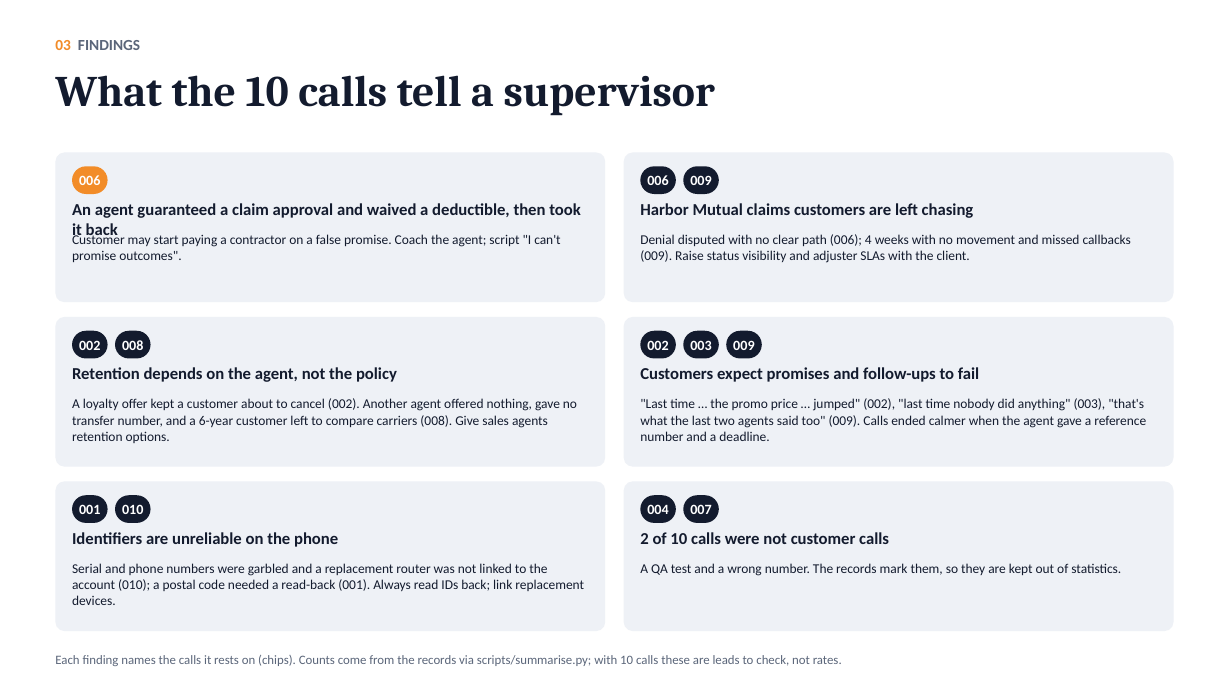
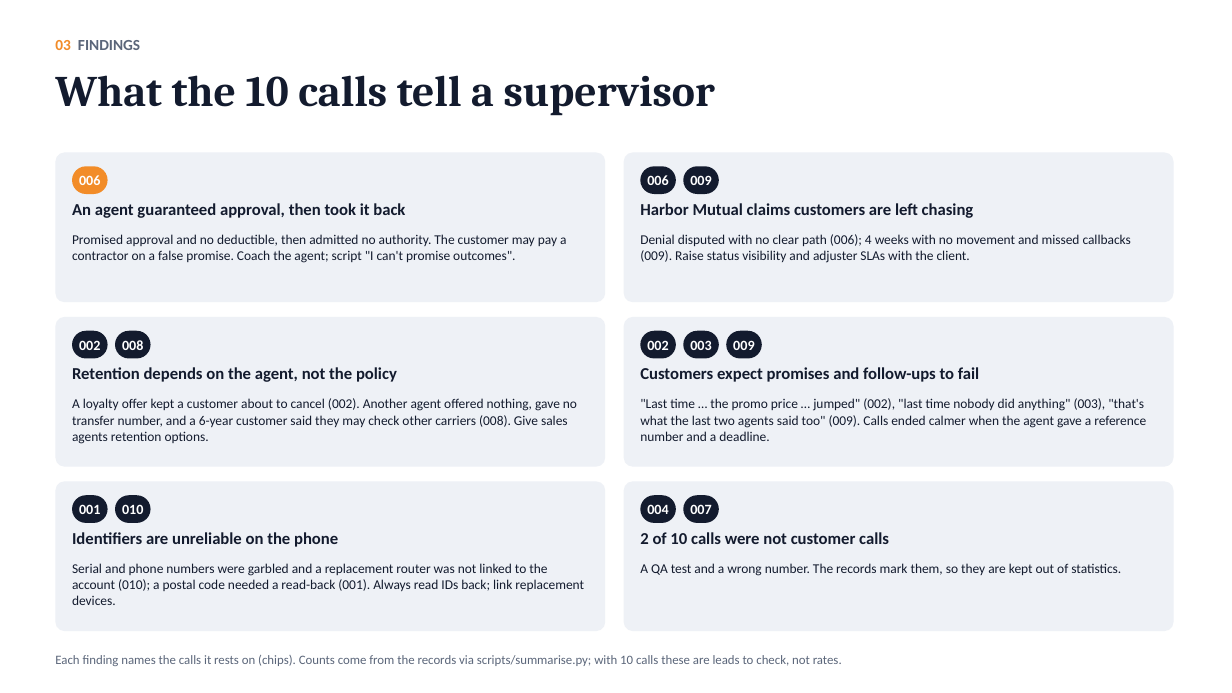
Before and after one commit to tahasiddiquiii/Call-Analytics, a slide deck: slide 3 of submission/slides.pptx. Drawn at 1232x693 pixels with LibreOffice and Linux fonts; fonts in the diff are those of the drawing. Boxes give left, top, right and bottom in pixels: in the first picture for what was removed or moved away, otherwise in the second. Text is boxed around its words. In the diff, an @@ line names an element or a change of style, - is before the commit and + after.

```diff
--- a/submission/slides.pptx
+++ b/submission/slides.pptx
@@ text at [72, 203, 405, 218]: text changed @@
-An agent guaranteed a claim approval and waived a deductible, then took it back
+An agent guaranteed approval, then took it back
@@ text at [72, 234, 566, 263]: text changed @@
-Customer may start paying a contractor on a false promise. Coach the agent; script "I can't promise outcomes".
+Promised approval and no deductible, then admitted no authority. The customer may pay a contractor on a false promise. Coach the agent; script "I can't promise outcomes".
@@ text at [72, 398, 577, 444]: text changed @@
-A loyalty offer kept a customer about to cancel (002). Another agent offered nothing, gave no transfer number, and a 6-year customer left to compare carriers (008). Give sales agents retention options.
+A loyalty offer kept a customer about to cancel (002). Another agent offered nothing, gave no transfer number, and a 6-year customer said they may check other carriers (008). Give sales agents retention options.
```
Also in this commit, not shown: 4 other slides changed, 15 other files.
